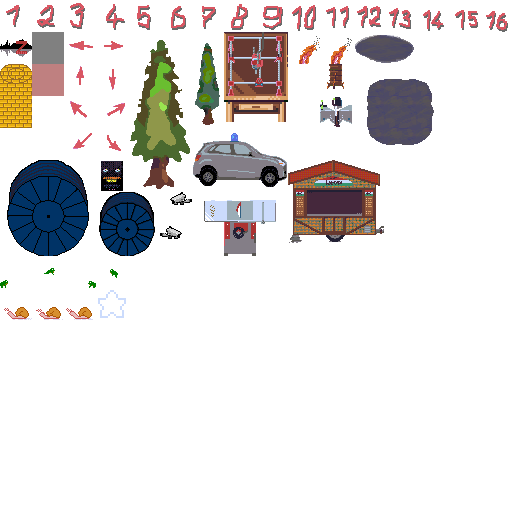
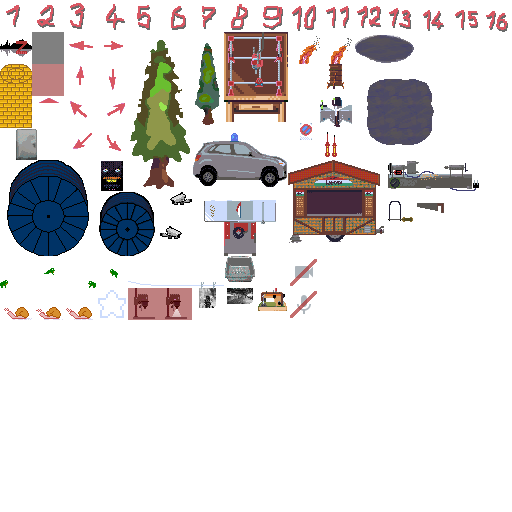
Comparing the layer stacks of the two 512 x 512 images. Changes:
pixels changed over (x1=16, y1=98, x2=479, y2=320) (layer not identified)
